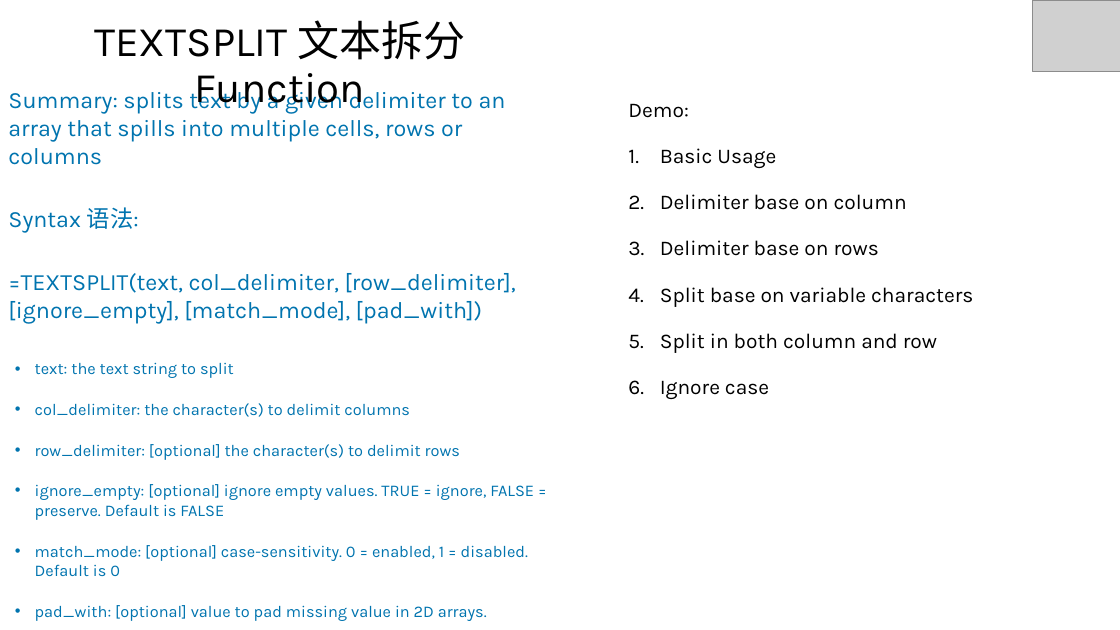
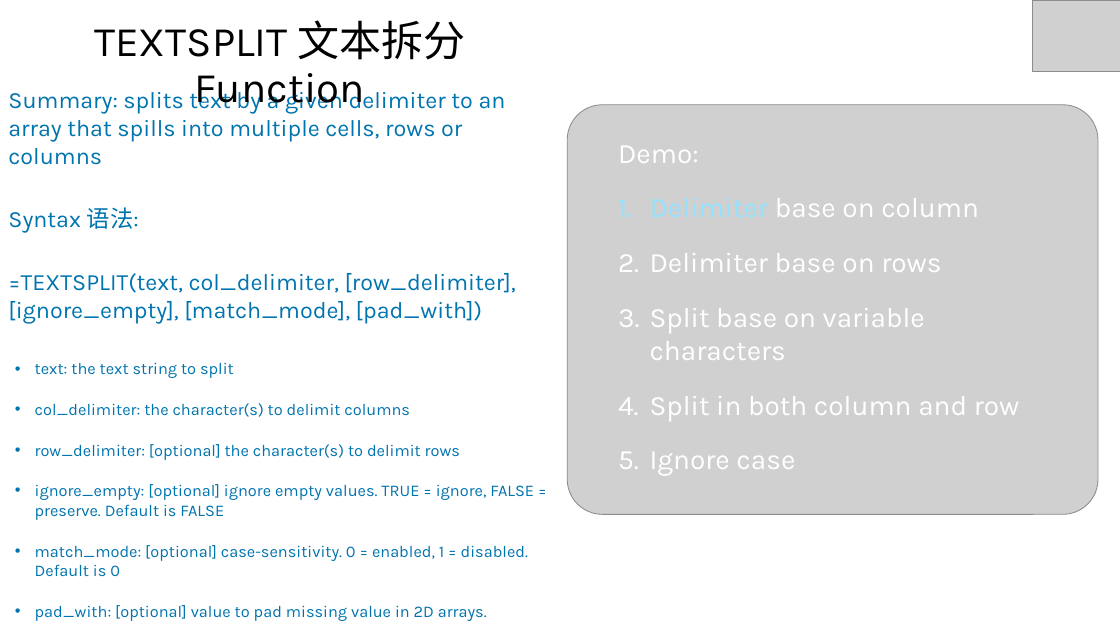
Before and after one commit to yasenstar/self_learning, a slide deck: slide 10 of tool-tips.pptx. Drawn at 1120x630 pixels with LibreOffice and Linux fonts; fonts in the diff are those of the drawing; grey boxes stand for pictures. Boxes give left, top, right and bottom in pixels: in the first picture for what was removed or moved away, otherwise in the second. Text is boxed around its words. In the diff, an @@ line names an element or a change of style, - is before the commit and + after.

```diff
--- a/tool-tips.pptx
+++ b/tool-tips.pptx
@@ picture added at [567, 105, 1098, 515] @@
@@ text "Demo:": place and size @@
-text "Demo:" at [628, 103, 973, 399]
+text "Demo:" at [618, 146, 1020, 475]
@@ text "Demo:" at [618, 146, 1020, 475]: size 18 to 24 pt, text colour #000000 to #FFFFFF; text colour #000000 to #93E2FF in "Delimiter" @@
@@ text at [660, 148, 776, 168]: paragraph removed @@
-1. Basic Usage
```
Also in this commit, not shown: 1 other slide changed, 1 other file.
